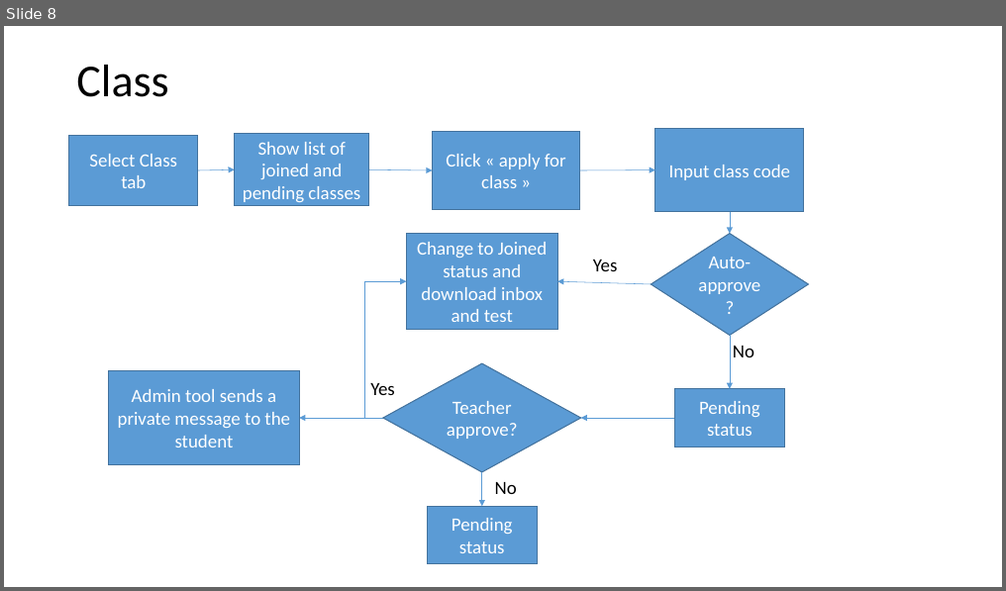
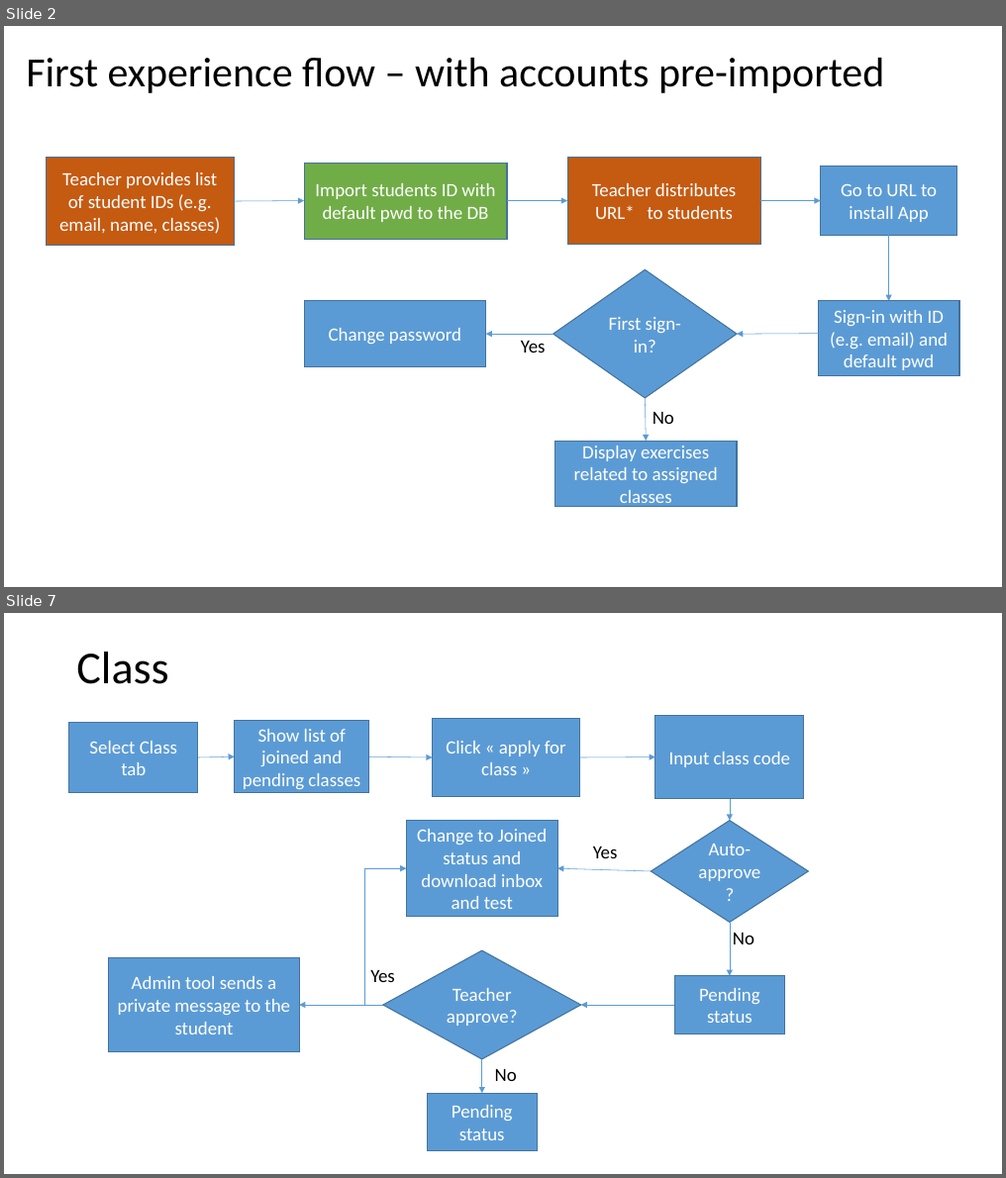
Before and after one commit to joechina/eclasso2o, a slide deck: Parrot-Wireframe/Students flow.pptx. Shown one above the other, each under a label of ours: slide 8 before the commit, slides 2 and 7 after it; the slides between them are not shown. The pictures are 1006x591 and 1006x1178 pixels, drawn with LibreOffice and Linux fonts; fonts in the diff are those of the drawing. Boxes give left, top, right and bottom in pixels: in the first picture for what was removed or moved away, otherwise in the second. Text is boxed around its words. In the diff, an @@ line names an element or a change of style, - is before the commit and + after.

Commit message:
update for first experience flow

```diff
--- a/Parrot-Wireframe/Students flow.pptx
+++ b/Parrot-Wireframe/Students flow.pptx
@@ slide 2 added at [4, 26, 1002, 587], background #FFFFFF @@
@@ title added at [26, 58, 884, 93], 40 pt, text #000000 @@
+First experience flow – with accounts pre-imported
@@ rectangle added at [46, 157, 235, 246], fill #C55A11, outline #43739E 1 pt, 18 pt, text #FFFFFF @@
+Teacher provides list of student IDs (e.g. email, name, classes)
@@ rectangle added at [304, 163, 507, 240], fill #70AD47, outline #43739E 1 pt, 18 pt, text #FFFFFF @@
+Import students ID with default pwd to the DB
@@ rectangle added at [567, 157, 761, 245], fill #C55A11, outline #43739E 1 pt, 18 pt, text #FFFFFF @@
+Teacher distributes URL* to students
@@ rectangle added at [821, 167, 957, 236], fill #5B9BD5, outline #43739E 1 pt, 18 pt, text #FFFFFF @@
+Go to URL to install App
@@ arrow added from (234, 201) to (304, 201), #5B9BD5 0.5 pt @@
@@ arrow added from (507, 201) to (567, 201), #5B9BD5 0.5 pt @@
@@ arrow added from (761, 201) to (821, 201), #5B9BD5 0.5 pt @@
@@ arrow added from (889, 235) to (889, 301), #5B9BD5 0.5 pt @@
@@ diamond added at [553, 271, 737, 398], fill #5B9BD5, outline #43739E 1 pt, 18 pt, text #FFFFFF @@
+First sign-in?
@@ rectangle added at [304, 301, 486, 368], fill #5B9BD5, outline #43739E 1 pt, 18 pt, text #FFFFFF @@
+Change password
@@ rectangle added at [819, 301, 960, 376], fill #5B9BD5, outline #43739E 1 pt, 18 pt, text #FFFFFF @@
+Sign-in with ID (e.g. email) and default pwd
@@ arrow added from (553, 335) to (486, 335), #5B9BD5 0.5 pt @@
@@ text added at [521, 341, 546, 353], 18 pt, text #000000 @@
+Yes
@@ arrow added from (826, 334) to (737, 335), #5B9BD5 0.5 pt @@
@@ arrow added from (645, 398) to (647, 441), #5B9BD5 0.5 pt @@
@@ rectangle added at [555, 441, 737, 506], fill #5B9BD5, outline #43739E 1 pt, 18 pt, text #FFFFFF @@
+Display exercises related to assigned classes
@@ text added at [652, 412, 674, 424], 18 pt, text #000000 @@
+No
@@ what was slide 8 is now slide 7 @@
```
Also in this commit, not shown: 5 slides changed, 2 slides removed.
